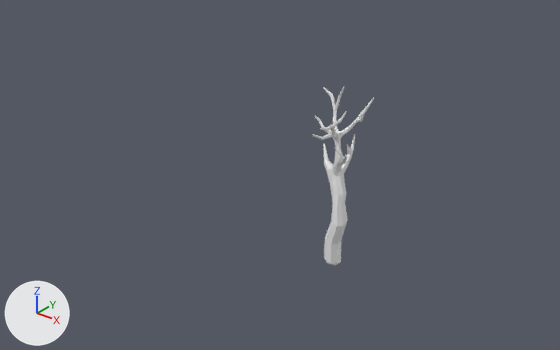
The FBX model UnFamiliar/Assets/Art/ForestTrees/JTutorBareTree.fbx as it was, and as the next commit left it.
Before and after are seen from a 50 mm lens placed at (120.3, -102.6, 64.4), pointed at (32.1, 7.7, -4.0). Every picture has the same lights, and +X, +Y and +Z are marked at lower left. Where no turn or scale is listed for an object, it has been applied to the vertices.
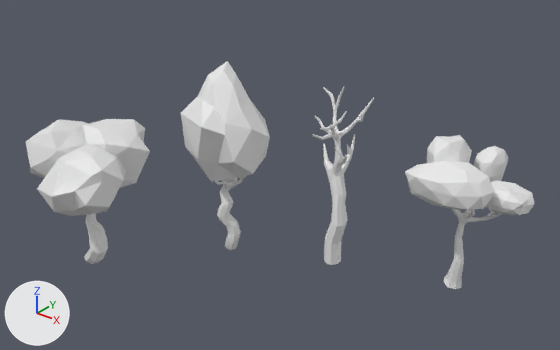
Where the newer file only moved an object's origin or applied its transform, the numbers keep the older frame.

What differs and where, as boxes [x1, y1, x2, y2] in the pictures (560 x 350 px):
'Plane', added
    after: [26, 119, 150, 264]
'Plane.001', added
    after: [181, 61, 270, 250]
'Icosphere.004', added
    after: [405, 135, 535, 289]

Patch to the scene script:
```diff
--- a/UnFamiliar/Assets/Art/ForestTrees/JTutorBareTree.fbx.py
+++ b/UnFamiliar/Assets/Art/ForestTrees/JTutorBareTree.fbx.py
@@ me_plane_004 @@
+me_plane_004.from_pydata(...)  # 327 vertices, 431 faces; spans x -10.8..9.9, y -8.9..9.7, z -0.1..42.7
@@ me_icosphere_005 @@
+me_icosphere_005.from_pydata(...)  # 528 vertices, 910 faces; spans x -8.3..13.5, y -10.4..12.6, z -0.3..31.1
@@ me_tree1 @@
+me_tree1.from_pydata(...)  # 272 vertices, 411 faces; spans x -12.4..16.6, y -13.7..15.7, z -0.3..31.9
@@ ob_plane_001 @@
+ob_plane_001 = bpy.data.objects.new('Plane.001', me_plane_004)
+ob_plane_001.location = (17.2, 8.5, -27.0)
@@ ob_icosphere_004 @@
+ob_icosphere_004 = bpy.data.objects.new('Icosphere.004', me_icosphere_005)
+ob_icosphere_004.location = (64.2, 23.8, -25.0)
@@ ob_plane @@
+ob_plane = bpy.data.objects.new('Plane', me_tree1)
+ob_plane.location = (-4.9, -13.3, -28.1)
```
